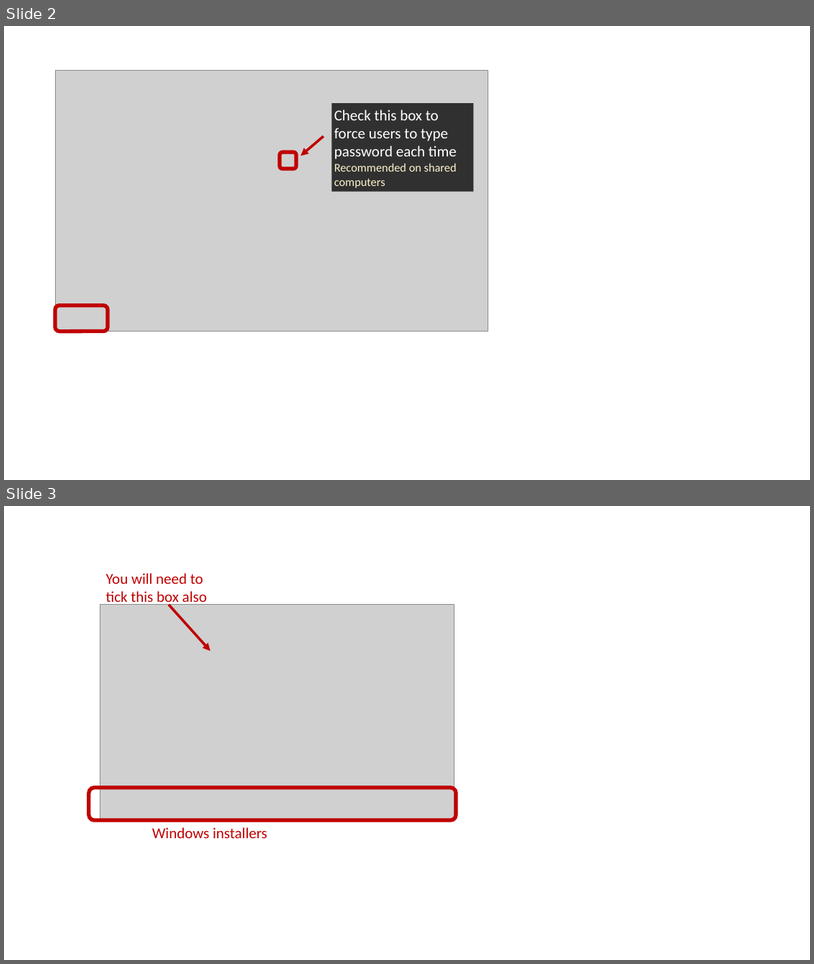
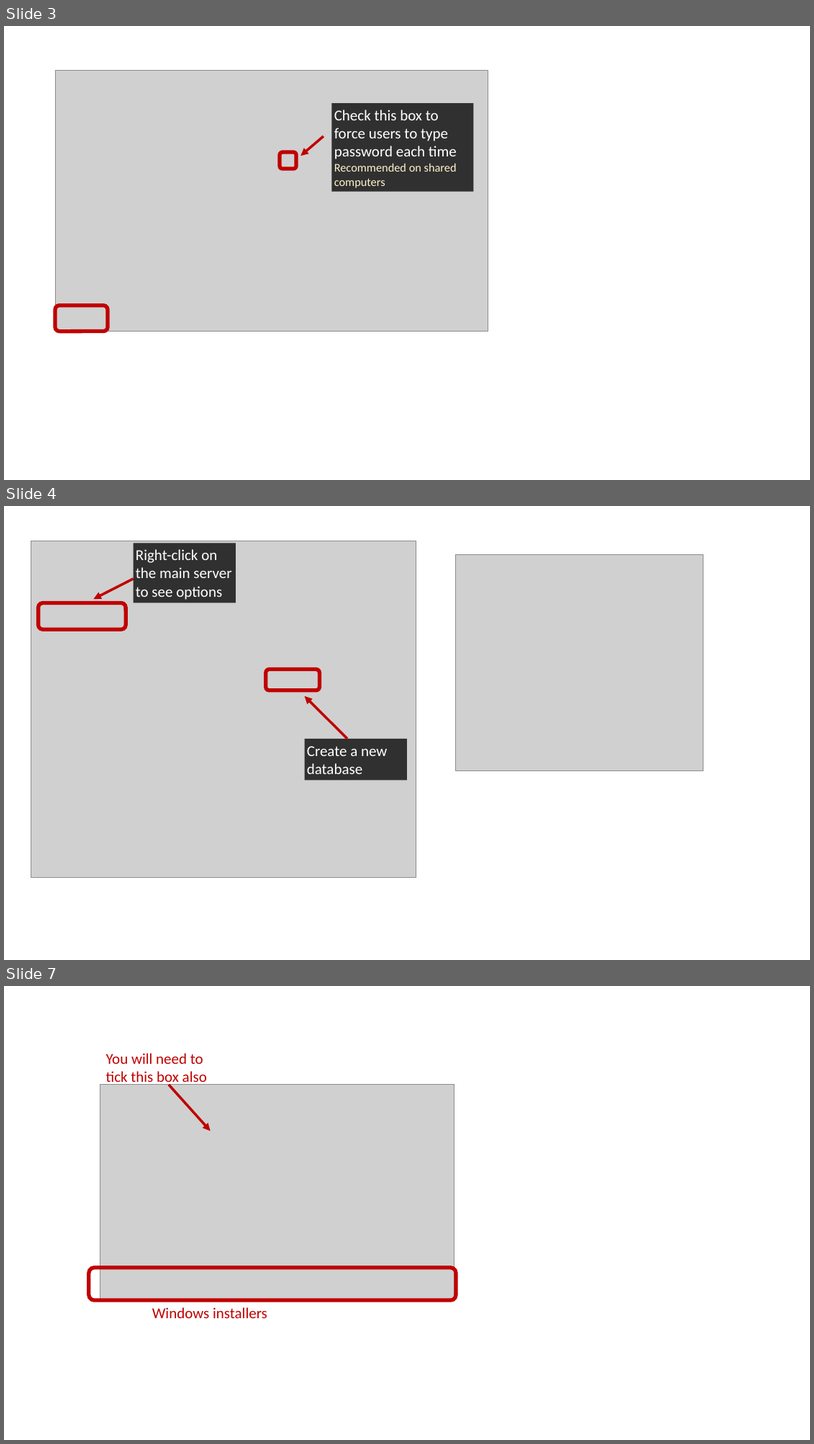
Before and after one commit to stats4sd/Installation-Guides, a slide deck: devResources/Screenshots - Chris.pptx. Shown one above the other, each under a label of ours: slides 2 and 3 before the commit, slides 3, 4 and 7 after it; the slides between them are not shown. The pictures are 814x964 and 814x1444 pixels, drawn with LibreOffice and Linux fonts; fonts in the diff are those of the drawing; grey boxes stand for pictures. Boxes give left, top, right and bottom in pixels: in the first picture for what was removed or moved away, otherwise in the second. Text is boxed around its words. In the diff, an @@ line names an element or a change of style, - is before the commit and + after.

Commit message:
update chris screenshots

```diff
--- a/devResources/Screenshots - Chris.pptx
+++ b/devResources/Screenshots - Chris.pptx
@@ slide 4 added at (x1=4, y1=506, x2=810, y2=960), background #FFFFFF @@
@@ picture added at (x1=31, y1=541, x2=417, y2=877) @@
@@ rectangle added at (x1=134, y1=543, x2=237, y2=602), fill #000000 at 77% opacity, 18 pt, text #FFFFFF @@
+Right-click on the main server to see options
@@ picture added at (x1=456, y1=555, x2=703, y2=771) @@
@@ arrow added from (134, 579) to (93, 599), #C00000 3 pt @@
@@ rounded rectangle added at (x1=39, y1=602, x2=126, y2=629), outline #C00000 4.5 pt @@
@@ rounded rectangle added at (x1=266, y1=669, x2=320, y2=690), outline #C00000 4.5 pt @@
@@ arrow added from (347, 739) to (305, 696), #C00000 3 pt @@
@@ rectangle added at (x1=305, y1=739, x2=407, y2=780), fill #000000 at 77% opacity, 18 pt, text #FFFFFF @@
+Create a new database
@@ what was slide 2 is now slide 3 @@
@@ what was slide 3 is now slide 7 @@
```
Also in this commit, not shown: 4 other slides added.
